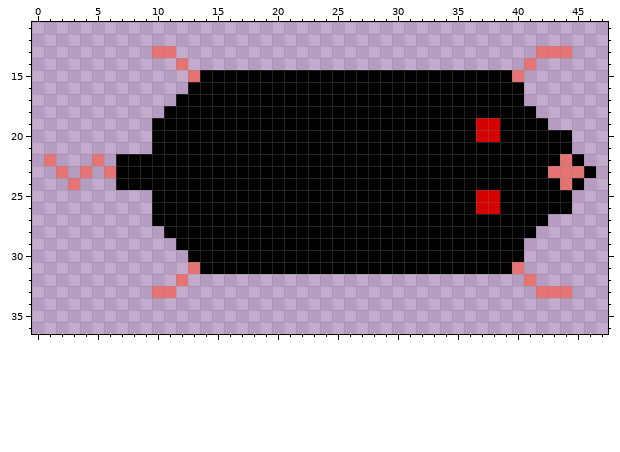
Two versions of one pixel-art sprite, src/game/entity/subclass/deathRat/assets/DeathRat.png. The first picture shows the starting point.
The file is 48x48 pixels. Colours within 5 levels of each other are drawn and written as one. Shown: x 0..47, y 11..36.
New version:
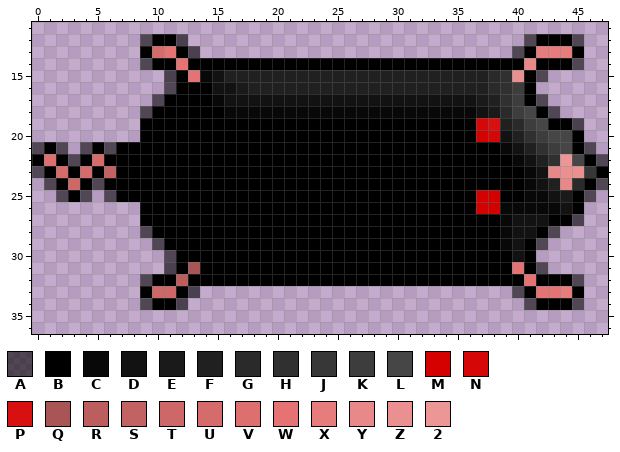
Palette (. is transparent): A #00000096  B #000000  C #080808  D #121212  E #1a1a1a  F #202020  G #2a2a2a  H #303030  J #373737  K #3d3d3d  L #464646  M #d50000  N #d60707  P #d81010  Q #aa5555  R #bc5e5e  S #c36262  T #ce6767  U #d56b6b  V #dd6f6f  W #e57373  X #e77c7c  Y #e98888  Z #ea9090  2 #ec9696
Diff:
@@ x 0..47 @@
 11 ................................................
-12 ................................................
-13 ..........WW..............................WWW...
-14 ............W............................W......
-15 .............WBBBBBBBBBBBBBBBBBBBBBBBBBBW.......
-16 .............BBBBBBBBBBBBBBBBBBBBBBBBBBBB.......
-17 ............BBBBBBBBBBBBBBBBBBBBBBBBBBBBB.......
-18 ...........BBBBBBBBBBBBBBBBBBBBBBBBBBBBBBB......
-19 ..........BBBBBBBBBBBBBBBBBBBBBBBBBBBMMBBBB.....
-20 ..........BBBBBBBBBBBBBBBBBBBBBBBBBBBMMBBBBBB...
-21 ..........BBBBBBBBBBBBBBBBBBBBBBBBBBBBBBBBBBB...
-22 .W...W.BBBBBBBBBBBBBBBBBBBBBBBBBBBBBBBBBBBBBWB..
-23 ..W.W.WBBBBBBBBBBBBBBBBBBBBBBBBBBBBBBBBBBBBWWWB.
-24 ...W...BBBBBBBBBBBBBBBBBBBBBBBBBBBBBBBBBBBBBWB..
-25 ..........BBBBBBBBBBBBBBBBBBBBBBBBBBBMMBBBBBB...
-26 ..........BBBBBBBBBBBBBBBBBBBBBBBBBBBMMBBBBBB...
-27 ..........BBBBBBBBBBBBBBBBBBBBBBBBBBBBBBBBB.....
-28 ...........BBBBBBBBBBBBBBBBBBBBBBBBBBBBBBB......
-29 ............BBBBBBBBBBBBBBBBBBBBBBBBBBBBB.......
-30 .............BBBBBBBBBBBBBBBBBBBBBBBBBBBB.......
-31 .............WBBBBBBBBBBBBBBBBBBBBBBBBBBW.......
-32 ............W............................W......
-33 ..........WW..............................WWW...
-34 ................................................
+12 .........ABBA............................ABBBA..
+13 .........BUWBA..........................ABXXXB..
+14 .........ABBWBBBBBBBBBBBBBBBBBBBBBBBBBBBBYBBBA..
+15 ...........ABWCDFFFFFFFFFFFFFFFFFFFFFFGHZBA.....
+16 ...........ABBBDDEFFFFFFFFFFFFFFFFFFFFGHKB......
+17 ..........ABBBBCDDDDDDDDDDDDDDDDDDDDDEFHKBA.....
+18 .........ABBBBBBCCCCCCCCCCCCCCCCCCCCCDEGKLBA....
+19 .........BBBBBBBBBBBBBBBBBBBBBBBBBBBBNPFGKLBBA..
+20 .........BBBBBBBBBBBBBBBBBBBBBBBBBBBBMNDFHKLLB..
+21 ABA.ABABBBBBBBBBBBBBBBBBBBBBBBBBBBBBBBBCDFHKLBA.
+22 BVBABUBBBBBBBBBBBBBBBBBBBBBBBBBBBBBBBBBBCDFH2LBA
+23 ABUBUBSBBBBBBBBBBBBBBBBBBBBBBBBBBBBBBBBBBCDYZZJB
+24 .ABTBABBBBBBBBBBBBBBBBBBBBBBBBBBBBBBBBBBBCDFYGBA
+25 ..ABA.ABBBBBBBBBBBBBBBBBBBBBBBBBBBBBBMMBBCCDEBA.
+26 .........BBBBBBBBBBBBBBBBBBBBBBBBBBBBMMCCCCCDB..
+27 .........BBBBBBBBBBBBBBBBBBBBBBBBBBBBBBCDDDBBA..
+28 .........ABBBBBBBBBBBBBBBBBBBBBBBBBBBBBCDDBA....
+29 ..........ABBBBBBBBBBBBBBBBBBBBBBBBBBBBCDBA.....
+30 ...........ABBBBBBBBBBBBBBBBBBBBBBBBBBBBDB......
+31 ...........ABQBBBBBBBBBBBBBBBBBBBBBBBBBBWBA.....
+32 .........ABBRBBBBBBBBBBBBBBBBBBBBBBBBBBBBWBBBA..
+33 .........BTTBA..........................ABWWXB..
+34 .........ABBA............................ABBBA..
 35 ................................................
Boxes around the changes in both pictures, in picture pixels (x1, y1, x2, y2):
changed: (32, 34, 608, 310)
